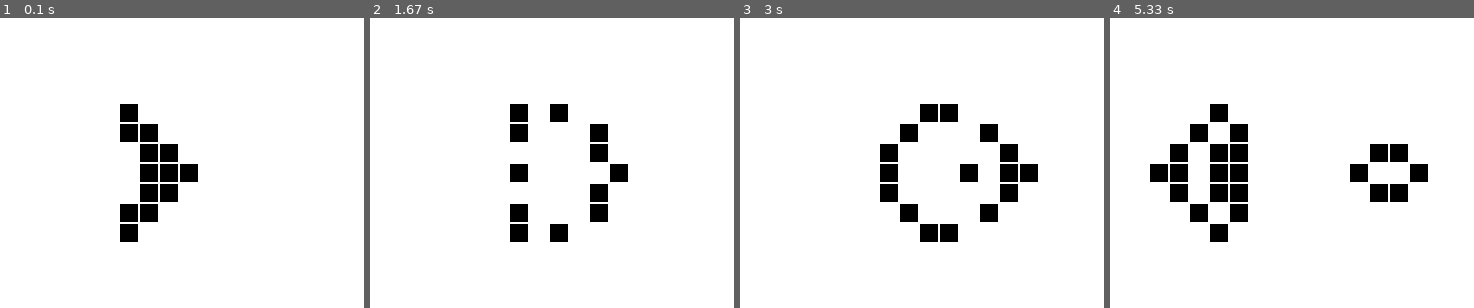
Above: before the commit, frames 1-4 (left to right).
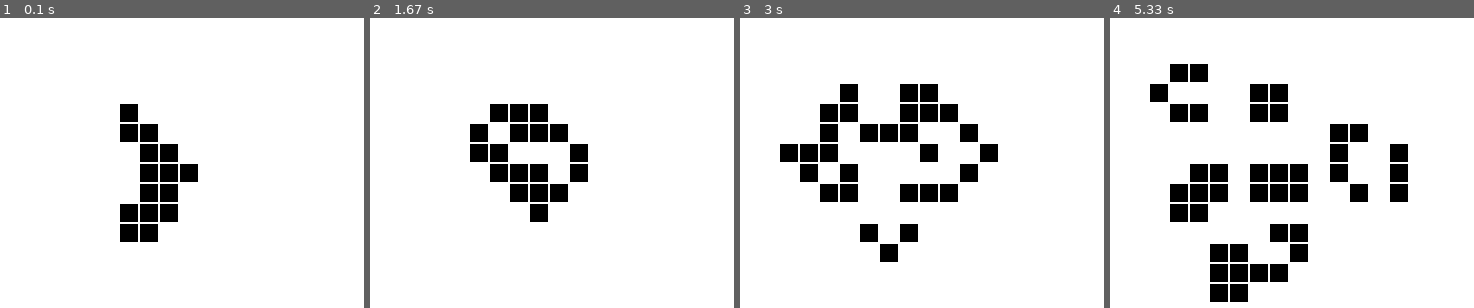
Above: after the commit, the same moments.

Repository: lgmo/GOL-Fractals-Pygame
Game: pygame game, started from Conways's Game of Life.py
Same seed, same stepped clock (60 frames per second), same inputs: the game is played once before the commit and once after it. The source is Python 2; it was converted automatically to run under Python 3.
Inputs:
- Up to frame 1 (0.1 s): no input
- Up to frame 2 (1.67 s): no input
- Up to frame 3 (3 s): no input
- Up to frame 4 (5.33 s): no input

The runs differ from the first frame. In frame 1, 0.6% of the frame differs, in the area x 38-49%, y 64-78%; in frame 2, 7.4%; in frame 3, 11%; in frame 4, 16%, in the area x 10-88%, y 15-98%.

Commit message:
Update Conways's Game of Life.py

Diff:
--- a/Conways's Game of Life.py
+++ b/Conways's Game of Life.py
@@ -95,7 +95,7 @@
 s6 = cell(160,240)
 s7 = cell(140, 260)
 s8 = cell(120,280)
-s9 = cell(100,280)
+s9 = cell(140,280)
 live(s1)
 live(s2)
 live(s3)
